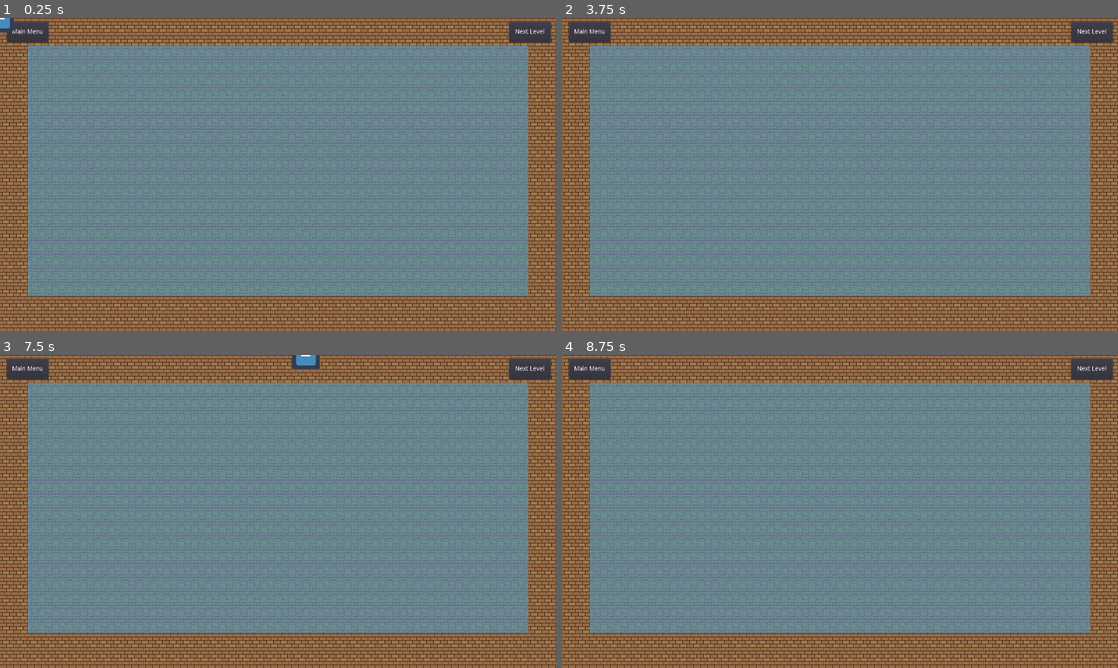
Above: before the commit, frames 1-4 (two rows, left to right).
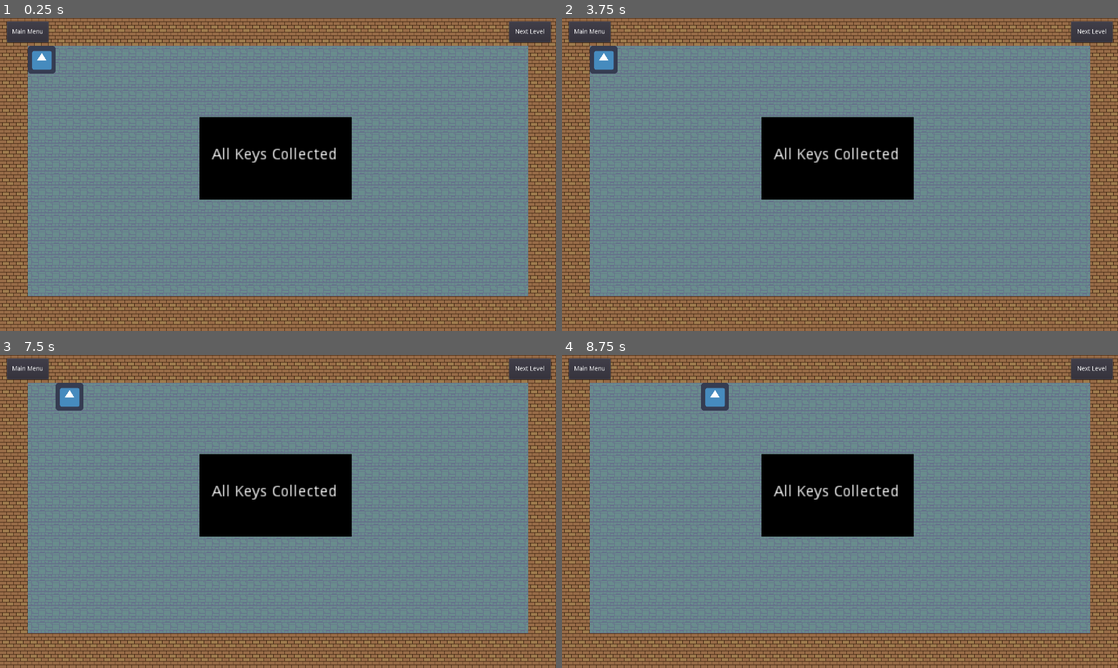
Above: after the commit, the same moments.

Repository: ryanstills/godot_test_game
Game: Godot game, scene res://scenes/Level.tscn
Two runs of this game, one before a commit and one after it. Both use one fixed random seed, a clock stepped at 60 frames per second and the inputs below. This scene is started directly instead of the project's main scene. The engine's default icon, where the game draws it, is replaced by a stand-in: a white triangle on a blue panel in a dark square.
Inputs:
- Up to frame 1 (0.25 s): no input
- Up to frame 2 (3.75 s): click "Next Level" at 0.5 s; tap Enter at 1.25, 2.75 s; hold Right (ui_right) 1.28-2.03 s; tap Space at 2, 3.5 s; hold Down (ui_down) 2.03-2.78 s; hold Right (ui_right) 2.78-3.53 s; hold Up (ui_up) from 3.53 s (still down)
- Up to frame 3 (7.5 s): release Up (ui_up) at 4.25 s; click "Next Level" at 4.25 s; tap Enter at 5 s; hold Left (ui_left) 5.03-6.53 s; tap Space at 5.75 s; hold Down (ui_down) 6.53-7.28 s; hold Right (ui_right) from 7.28 s (still down)
- Up to frame 4 (8.75 s): release Right (ui_right) at 8.03 s; hold Up (ui_up) from 8.03 s (still down)

The runs differ from the first frame. In frame 1, 7.7% of the frame differs, in the area x 0-64%, y 0-58%; in frame 2, 7.7%; in frame 3, 7.9%, in the area x 10-64%, y 0-58%; in frame 4, 7.7%.

Commit message:
player movement, block movement, and key retrieval now work correctly
added function to determine validity of a move

movable blocks now destroy blocks they are supposed to, properly move over keys, and do not move when the move is not valid.

keys are now counted when they are generated on load. Each time a key is picked up the key count is reduced. When all the keys are picked up a placerholder event occurs

Diff:
--- a/scenes/Block.tscn
+++ b/scenes/Block.tscn
@@ -6,9 +6,8 @@
 [sub_resource type="RectangleShape2D" id=1]
 extents = Vector2( 31.7793, 31.5495 )
 
-[node name="Block" type="RigidBody2D"]
+[node name="Block" type="Area2D"]
 position = Vector2( 32, 32 )
-mode = 1
 script = ExtResource( 1 )
 
 [node name="BlockSprite" type="Sprite" parent="."]
--- a/scenes/Game.tscn
+++ b/scenes/Game.tscn
@@ -15,7 +15,7 @@
 "speed": 8.0
 } ]
 
-[node name="Game" type="Node"]
+[node name="Game" type="Node2D"]
 script = ExtResource( 1 )
 
 [node name="SplashScreenTimer" type="Timer" parent="."]
--- a/scenes/Level.tscn
+++ b/scenes/Level.tscn
@@ -58,7 +58,7 @@
 
 [sub_resource type="RectangleShape2D" id=2]
 
-[node name="Level" type="Node"]
+[node name="Level" type="Node2D"]
 script = ExtResource( 1 )
 Block = ExtResource( 2 )
 
@@ -67,6 +67,10 @@
 cell_size = Vector2( 32, 32 )
 format = 1
 tile_data = PoolIntArray( -65532, 0, 196636, -65531, 0, 196636, -65511, 0, 196636, -65510, 0, 196636, -65509, 0, 196636 …(18886 unchanged characters)…
+
+[node name="Player" parent="." instance=ExtResource( 5 )]
+position = Vector2( 96, 96 )
+z_index = 2
 
 [node name="LeftWallArea" type="Area2D" parent="."]
 position = Vector2( 32, 367 )
@@ -122,7 +126,26 @@
 align = 1
 valign = 1
 
-[node name="Player" parent="." instance=ExtResource( 5 )]
-position = Vector2( 0, 1 )
+[node name="AllKeysCollectedLayer" type="CanvasLayer" parent="."]
+layer = 4
+
+[node name="AllKeysCollected" type="ColorRect" parent="AllKeysCollectedLayer"]
+visible = false
+margin_left = 459.241
+margin_top = 227.656
+margin_right = 810.241
+margin_bottom = 417.656
+color = Color( 0, 0, 0, 1 )
+
+[node name="AllKeysCollectedLabel" type="Label" parent="AllKeysCollectedLayer/AllKeysCollected"]
+margin_left = 4.0
+margin_top = 70.0
+margin_right = 139.0
+margin_bottom = 101.0
+rect_scale = Vector2( 2.5, 2.5 )
+text = "All Keys Collected
+"
+align = 1
+valign = 1
 [connection signal="pressed" from="MainMenuButton" to="." method="_on_MainMenuButton_pressed"]
 [connection signal="pressed" from="NextLevelButton" to="." method="_on_NextLevelButton_pressed"]
--- a/scenes/LoadingScreen.tscn
+++ b/scenes/LoadingScreen.tscn
@@ -2,7 +2,7 @@
 
 [ext_resource path="res://scripts/LoadingScreen.gd" type="Script" id=1]
 
-[node name="LoadingScreen" type="Node"]
+[node name="LoadingScreen" type="Node2D"]
 script = ExtResource( 1 )
 
 [node name="BackgroundColor" type="ColorRect" parent="."]
--- a/scenes/Player.tscn
+++ b/scenes/Player.tscn
@@ -5,7 +5,9 @@
 
 [sub_resource type="RectangleShape2D" id=1]
 
-[node name="Player" type="Area2D"]
+[node name="Player" type="Area2D" groups=[
+"player",
+]]
 position = Vector2( 32, 32 )
 script = ExtResource( 1 )
 
--- a/scripts/Block.gd
+++ b/scripts/Block.gd
@@ -1,6 +1,5 @@
-extends RigidBody2D
+extends Area2D
 
-var block_type = ''
 export var block_movable_all = preload("res://assets/sprites/block_movable_all.png")
 export var block_movable_left = preload("res://assets/sprites/block_movable_left.png")
 export var block_movable_right = preload("res://assets/sprites/block_movable_right.png")
@@ -10,6 +9,8 @@
 export var block_unbreakable = preload("res://assets/sprites/block_unbreakable.png")
 export var player = preload("res://icon.png")
 export var key = preload("res://assets/sprites/key.png")
+
+var type = ''
 
 var block_types = {
 	1: "movable_all",
@@ -34,11 +35,27 @@
 	"player": player,
 	"key": key
 }
+
+var valid_move_direction = []
 # Called when the node enters the scene tree for the first time.
 func _ready():
 	pass
 
 func init(type, position_x, position_y):
-	block_type = block_types[int(type)]
-	$BlockSprite.set_texture(block_textures[block_type])
+	type = block_types[int(type)]
+	add_to_group(type)
+	$BlockSprite.set_texture(block_textures[type])
 	$".".position = Vector2(position_x + 32, position_y + 32)
+
+	if type == "movable_all" or type == "key":
+		valid_move_direction = [game_state.Move.UP, game_state.Move.DOWN, game_state.Move.LEFT, game_state.Move.RIGHT]
+	elif type == "movable_left":
+		valid_move_direction = [game_state.Move.LEFT]
+	elif type == "movable_right":
+		valid_move_direction = [game_state.Move.RIGHT]
+	elif type == "movable_up":
+		valid_move_direction = [game_state.Move.UP]
+	elif type == "movable_down":
+		valid_move_direction = [game_state.Move.DOWN]
+	else:
+		valid_move_direction = ['None']
--- a/scripts/Level.gd
+++ b/scripts/Level.gd
@@ -5,11 +5,22 @@
 
 # Declare member variables here. Examples:
 var speed = 64
-var player
+var movement_time = 0.0
+
+var key_count = 0
+
+var move_right = Vector2(speed, 0)
+var move_left = Vector2(speed * -1, 0)
+var move_up = Vector2(0, speed * -1)
+var move_down = Vector2(0, speed)
+
+var moves = [move_up, move_down, move_left, move_right]
 
 # Called when the node enters the scene tree for the first time.
 func _ready():
 	set_process(true)
+	key_count = 0
+	game_state.level_state = {}
 	game_state.current_level = game_state.current_level + 1
 	game_state.level_history.push_front(game_state.current_level)
 	if game_state.level_files.has(game_state.current_level):
@@ -18,14 +29,41 @@
 
 func _process(delta):
 	var player = $Player
-	if Input.is_action_pressed("ui_up"):
-		player.position = Vector2(player.position.x, player.position.y - speed)
-	elif Input.is_action_pressed("ui_down"):
-		player.position = Vector2(player.position.x, player.position.y + speed)
-	elif Input.is_action_pressed("ui_left"):
-		player.position = Vector2(player.position.x - speed, player.position.y)
-	elif Input.is_action_pressed("ui_right"):
-		player.position = Vector2(player.position.x + speed, player.position.y)
+	var move_list = []
+
+	if movement_time < 0.15:
+		movement_time += delta
+	else:
+		var prev_position = player.position
+		var new_position = null
+		var move_direction = null
+
+		if Input.is_action_pressed("ui_up"):
+			new_position = Vector2(player.position.x, player.position.y - speed)
+			move_direction = game_state.Move.UP
+			movement_time = 0.0
+		elif Input.is_action_pressed("ui_down"):
+			new_position = Vector2(player.position.x, player.position.y + speed)
+			move_direction = game_state.Move.DOWN
+			movement_time = 0.0
+		elif Input.is_action_pressed("ui_left"):
+			new_position = Vector2(player.position.x - speed, player.position.y)
+			move_direction = game_state.Move.LEFT
+			movement_time = 0.0
+		elif Input.is_action_pressed("ui_right"):
+			new_position = Vector2(player.position.x + speed, player.position.y)
+			move_direction = game_state.Move.RIGHT
+			movement_time = 0.0
+
+		if new_position != null:
+			var valid = false
+			valid = move_valid(player, move_direction, new_position)
+
+			if valid:
+				process_move(player, prev_position, new_position, move_direction)
+
+		if key_count <= 0:
+			$AllKeysCollectedLayer/AllKeysCollected.show()
 
 func _on_MainMenuButton_pressed():
 	print("Returning to the Main Menu")
@@ -37,6 +75,57 @@
 # warning-ignore:return_value_discarded
 	get_tree().change_scene("res://scenes/LoadingScreen.tscn")
 
+func move_valid(block, move_direction, new_position):
+	var move_valid = false
+	if game_state.in_play_field(new_position):
+		move_valid = true
+	else:
+		return false
+
+	if game_state.block_exists_at_position(new_position) and block.is_in_group("player"):
+		for block in game_state.level_state[String(new_position)]:
+			var result = !block.valid_move_direction.has(move_direction)
+			if result:
+				return false
+			elif move_valid(block, move_direction, block.position + moves[move_direction]):
+				move_valid = true
+			else:
+				move_valid = false
+	elif game_state.block_exists_at_position(new_position) and !block.is_in_group("player"):
+		for block in game_state.level_state[String(new_position)]:
+			if block.is_in_group("breakable") or block.is_in_group("key"):
+				move_valid = true
+			else:
+				move_valid = false
+
+	return move_valid
+
+func process_move(moving_unit, prev_position, new_position, move_direction):
+
+	if game_state.block_exists_at_position(new_position) and !game_state.level_state[String(new_position)][0].is_in_group("key"):
+		if game_state.block_exists_at_position(new_position + moves[move_direction]) and !game_state.level_state[String(new_position + moves[move_direction])][0].is_in_group("key") :
+			var breakable_block = game_state.level_state[String(new_position + moves[move_direction])][0]
+			game_state.level_state.erase(String(new_position + moves[move_direction]))
+			breakable_block.queue_free()
+		var block = game_state.level_state[String(new_position)][0]
+		block.position = new_position + moves[move_direction]
+		game_state.update_level_state(new_position, new_position + moves[move_direction], block)
+	elif game_state.block_exists_at_position(new_position) and game_state.level_state[String(new_position)][0].is_in_group("key"):
+		var block = game_state.level_state[String(new_position)][0]
+		game_state.level_state.erase(String(new_position))
+		key_count = key_count - 1
+		block.queue_free()
+
+	moving_unit.position = new_position
+	game_state.update_level_state(prev_position, new_position, moving_unit)
+
+	if game_state.level_state[String(new_position)].size() > 1:
+		for block in game_state.level_state[String(new_position)]:
+			if block.is_in_group("key"):
+				game_state.level_state[String(new_position)].pop_back()
+				key_count = key_count - 1
+				block.queue_free()
+
 # x axis sections 18
 # y axis sections 9
 func level_setup(level_content):
@@ -49,12 +138,62 @@
 	var count = 1
 	for i in range(1, level_content.keys().size()):
 		var key = str(i)
-		if (level_content[key]["block_type"] >= 1 and level_content[key]["block_type"] <= 8) or level_content[key]["block_type"] == 9:
-			var block = Block.instance()
-			block.init(level_content[key]["block_type"], level_content[key]["position_x"], level_content[key]["position_y"])
-			add_child(block)
+		var block = null
+		# sets up all movement block
+		if level_content[key]["block_type"] == 1:
+			block = Block.instance()
+			block.init(level_content[key]["block_type"], level_content[key]["position_x"], level_content[key]["position_y"])
+			block.z_index = 1
+			add_child(block)
+		# set up left movement block
+		elif level_content[key]["block_type"] == 2:
+			block = Block.instance()
+			block.init(level_content[key]["block_type"], level_content[key]["position_x"], level_content[key]["position_y"])
+			block.z_index = 1
+			add_child(block)
+		# set up right movement block
+		elif level_content[key]["block_type"] == 3:
+			block = Block.instance()
+			block.init(level_content[key]["block_type"], level_content[key]["position_x"], level_content[key]["position_y"])
+			block.z_index = 1
+			add_child(block)
+		# set up up movement block
+		elif level_content[key]["block_type"] == 4:
+			block = Block.instance()
+			block.init(level_content[key]["block_type"], level_content[key]["position_x"], level_content[key]["position_y"])
+			block.z_index = 1
+			add_child(block)
+		# set up down movement block
+		elif level_content[key]["block_type"] == 5:
+			block = Block.instance()
+			block.init(level_content[key]["block_type"], level_content[key]["position_x"], level_content[key]["position_y"])
+			block.z_index = 1
+			add_child(block)
+		# sets up breakable block
+		elif level_content[key]["block_type"] == 6:
+			block = Block.instance()
+			block.init(level_content[key]["block_type"], level_content[key]["position_x"], level_content[key]["position_y"])
+			block.z_index = 1
+			add_child(block)
+		# set up unbreakable block
+		elif level_content[key]["block_type"] == 7:
+			block = Block.instance()
+			block.init(level_content[key]["block_type"], level_content[key]["position_x"], level_content[key]["position_y"])
+			block.z_index = 1
+			add_child(block)
+		# sets up player
 		elif level_content[key]["block_type"] == 8:
-			$Player.position = Vector2(level_content[key]["positon_x"], level_content[key]["position_y"])
+			$Player.position = Vector2(level_content[key]["position_x"] + 32, level_content[key]["position_y"] + 32)
+			game_state.level_state[String($Player.position)] = [$Player]
+		# sets up keys
+		elif level_content[key]["block_type"] == 9:
+			key_count = key_count + 1
+			block = Block.instance()
+			block.init(level_content[key]["block_type"], level_content[key]["position_x"], level_content[key]["position_y"])
+			add_child(block)
+
+		if block != null:
+			game_state.level_state[String(block.position)] = [block]
 
 	$MainMenuButton.disabled = false
 	$NextLevelButton.disabled = false
--- a/scripts/Player.gd
+++ b/scripts/Player.gd
@@ -1,6 +1,8 @@
 extends Area2D
 
 export var player_texture = preload("res://icon.png")
+
+export var type = 'player'
 
 # Called when the node enters the scene tree for the first time.
 func _ready():
@@ -8,4 +10,5 @@
 
 func init(position_x, position_y):
 	$PlayerSprite.set_texture(player_texture)
+	add_to_group("player")
 	$".".position = Vector2(position_x + 32, position_y + 32)
--- a/scripts/game_state.gd
+++ b/scripts/game_state.gd
@@ -1,10 +1,11 @@
 extends Node
 
-#global variables
+# global variables
 var level_history = []
 var current_level = -1
 var	window_size = Vector2()
 var random_generator = RandomNumberGenerator.new()
+enum Move {UP, DOWN, LEFT, RIGHT}
 
 # play field limits
 var MIN_XPOS = 96
@@ -15,6 +16,32 @@
 # sprite variables
 var block_size = 64
 
-#file information
+# file information
 var level_directory = "C:/game_projects/level_creator/levels/"
 var level_files = {}
+
+# level information
+var level_state = {}
+
+func update_level_state(current_position, new_position, moving_object):
+	remove_level_state_entry(current_position)
+	add_level_state_entry(new_position, moving_object)
+
+func remove_level_state_entry(position):
+	if block_exists_at_position(position) and level_state[String(position)].size() > 1:
+		level_state[String(position)].pop_front()
+	else:
+		level_state.erase(String(position))
+
+func add_level_state_entry(position, object):
+	if block_exists_at_position(position):
+		level_state[String(position)].push_front(object)
+	else:
+		level_state[String(position)] = [object]
+
+
+func in_play_field(position):
+	return position.x >= MIN_XPOS and position.x <= MAX_XPOS and position.y >= MIN_YPOS and position.y <= MAX_YPOS
+
+func block_exists_at_position(position):
+	return level_state.has(String(position))
